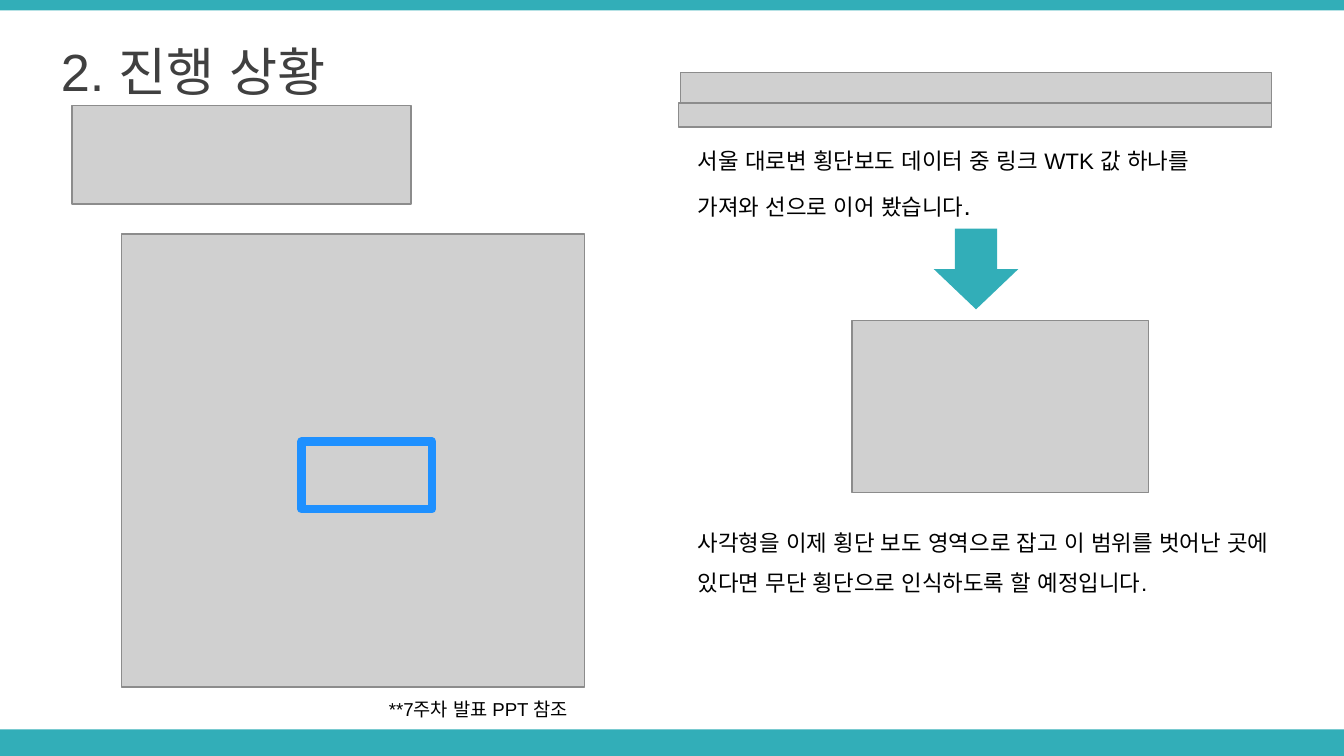
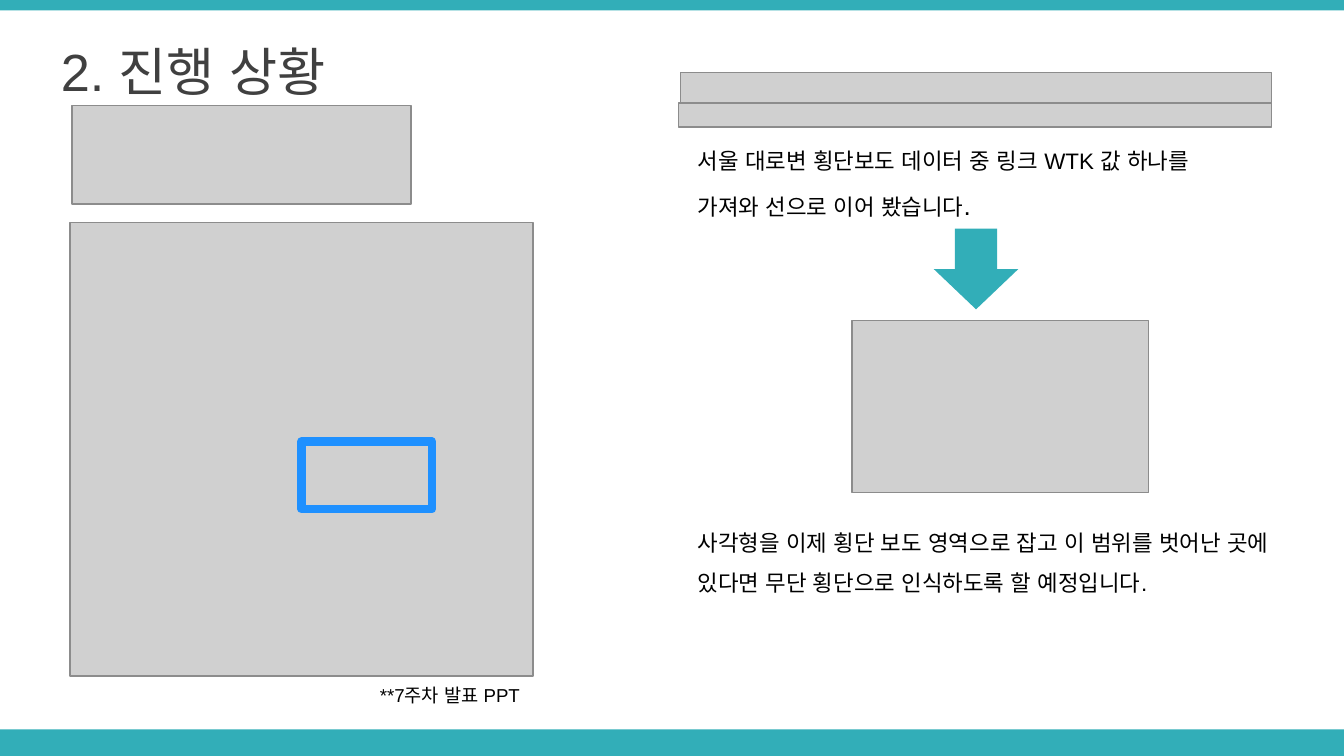
Before and after one commit to LimHyeji/Safety_Assistant, a slide deck: slide 8 of 8주차 중간발표 PPT(6조, 노란돌고래).pptx. Drawn at 1344x756 pixels with LibreOffice and Linux fonts; fonts in the diff are those of the drawing; grey boxes stand for pictures. Boxes give left, top, right and bottom in pixels: in the first picture for what was removed or moved away, otherwise in the second. Text is boxed around its words. In the diff, an @@ line names an element or a change of style, - is before the commit and + after.

```diff
--- a/8주차 중간발표 PPT(6조, 노란돌고래).pptx
+++ b/8주차 중간발표 PPT(6조, 노란돌고래).pptx
@@ picture: place and size @@
-picture at (122, 234, 586, 687)
+picture at (70, 223, 534, 676)
@@ text at (380, 686, 520, 704): text changed @@
-**7주차 발표 PPT 참조
+**7주차 발표 PPT
```
Also in this commit, not shown: 4 other slides changed.
